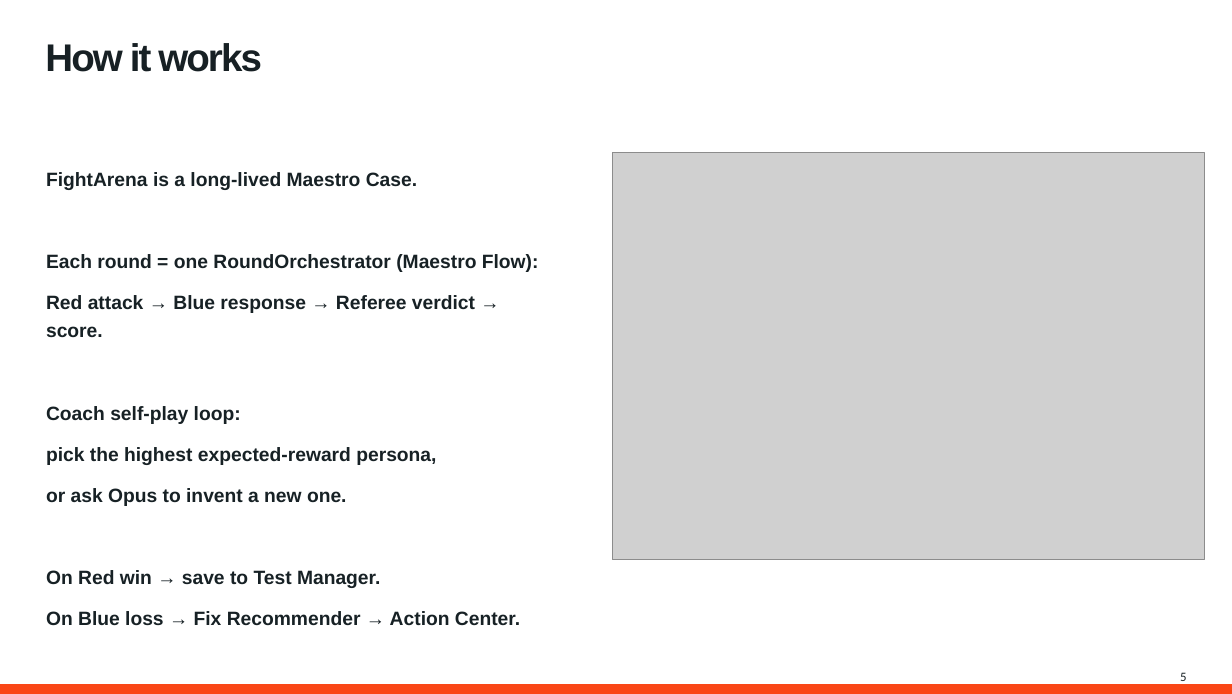
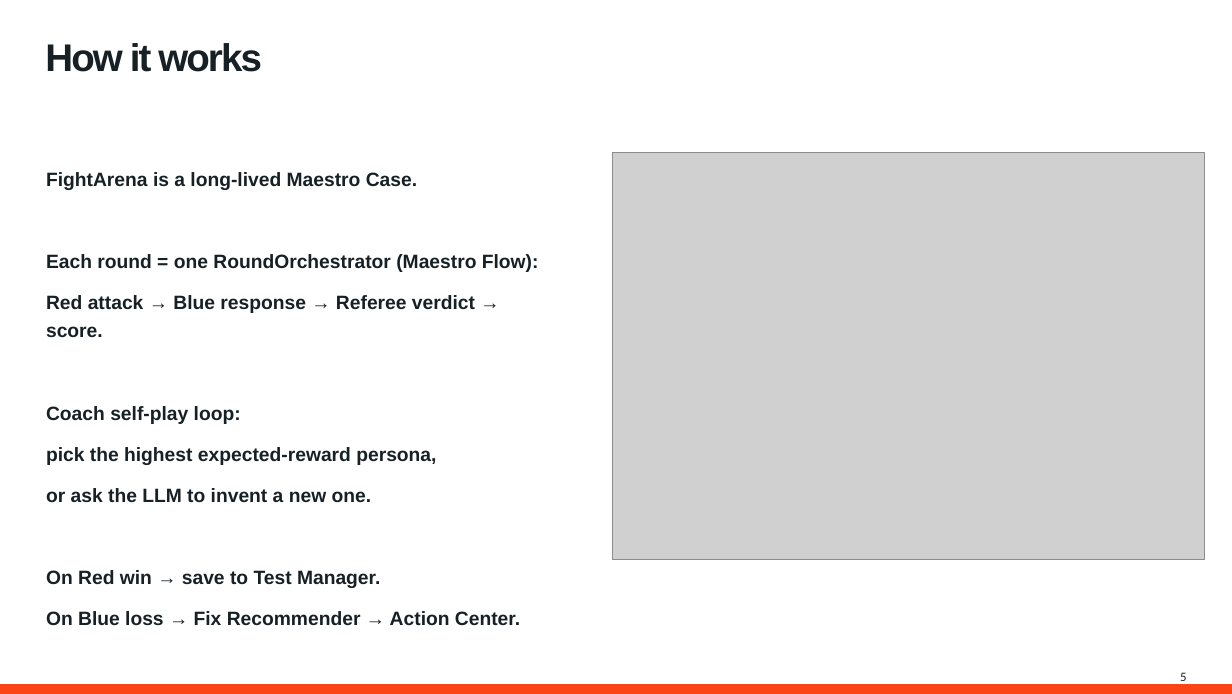
Before and after one commit to tdries/uipath-hackathon-gauntlet, a slide deck: slide 5 of Submission deck.pptx. Drawn at 1232x694 pixels with LibreOffice and Linux fonts; fonts in the diff are those of the drawing; grey boxes stand for pictures; background and template pictures are left out. Boxes give left, top, right and bottom in pixels: in the first picture for what was removed or moved away, otherwise in the second. Text is boxed around its words. In the diff, an @@ line names an element or a change of style, - is before the commit and + after.

```diff
--- a/Submission deck.pptx
+++ b/Submission deck.pptx
@@ text at (46, 488, 372, 502): text changed @@
-or ask Opus to invent a new one.
+or ask the LLM to invent a new one.
```
Also in this commit, not shown: 3 other slides changed, 4 other files.
